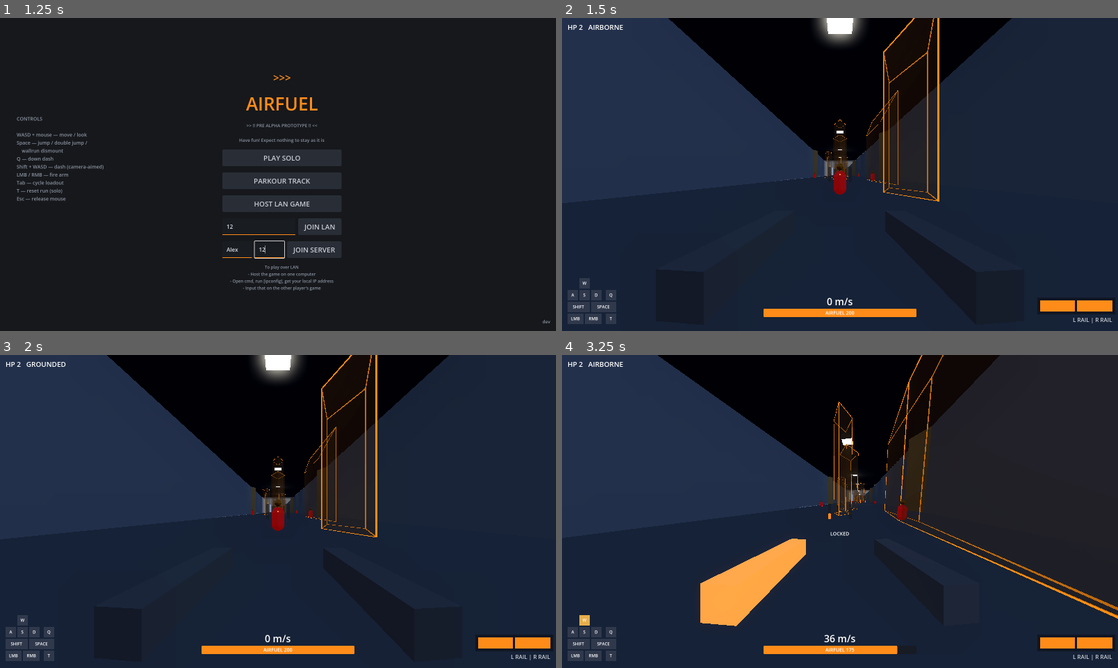
Above: before the commit, frames 1-4 (two rows, left to right).
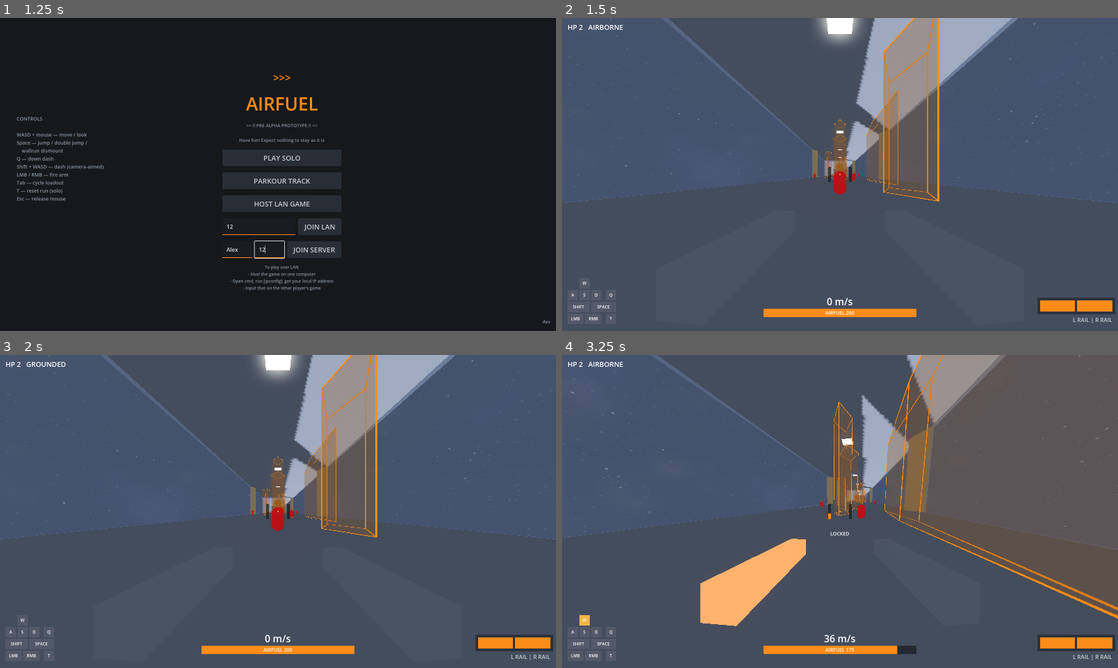
Above: after the commit, the same moments.

Repository: rctcwyvrn/AIRFUEL
Game: Godot game, scene res://src/menu/main_menu.tscn
The game is run twice, just before and just after one commit, with the same random seed, the same clock (stepped at 60 frames per second) and the same inputs.
Inputs (mouse positions are in pixels of both pictures, inside the frame that each line leads up to):
- Up to frame 1 (1.25 s): click (261, 227) at 0.52 s; type "12" at 0.6 s; click (239, 249) at 0.75 s; type "Alex" at 0.83 s; click (266, 249) at 0.98 s; type "12" at 1.07 s
- Up to frame 2 (1.5 s): click "PLAY SOLO" at 1.25 s
- Up to frame 3 (2 s): no input
- Up to frame 4 (3.25 s): tap Enter at 2 s; move the mouse to (867, 511) at 2.02 s; hold W (move_forward) from 2.03 s (still down); tap Shift (dash) at 2.1 s; tap Space (jump) at 2.27, 3.02 s; move the mouse to (812, 511) at 2.77 s; click (812, 511) at 2.85 s

Frame 1 is identical in both runs. In frame 2, 98% of the frame differs, in the area x 0-100%, y 0-100%; in frame 3, 98%; in frame 4, 98%.

Commit message:
v0.0.3 make greybox arena nicer

Diff:
--- a/game/maps/graybox_corridor.tscn
+++ b/game/maps/graybox_corridor.tscn
@@ -3,13 +3,11 @@
 [ext_resource type="PackedScene" path="res://src/player/player.tscn" id="1_player"]
 [ext_resource type="PackedScene" path="res://src/hud/hud.tscn" id="2_hud"]
 [ext_resource type="PackedScene" path="res://src/targets/target.tscn" id="3_target"]
-[ext_resource type="Script" path="res://src/props/kite_wireframe.gd" id="4_wire"]
-
-[sub_resource type="ProceduralSkyMaterial" id="sky_mat"]
-sky_top_color = Color(0.25, 0.32, 0.45, 1)
-sky_horizon_color = Color(0.55, 0.58, 0.62, 1)
-ground_bottom_color = Color(0.12, 0.12, 0.14, 1)
-ground_horizon_color = Color(0.55, 0.58, 0.62, 1)
+[ext_resource type="Script" uid="uid://bap42pdwlte64" path="res://src/props/kite_wireframe.gd" id="4_wire"]
+[ext_resource type="Shader" uid="uid://bdcrxfgjvmkyj" path="res://maps/space_sky.gdshader" id="5_sky"]
+
+[sub_resource type="ShaderMaterial" id="sky_mat"]
+shader = ExtResource("5_sky")
 
 [sub_resource type="Sky" id="sky"]
 sky_material = SubResource("sky_mat")
@@ -17,6 +15,9 @@
 [sub_resource type="Environment" id="env"]
 background_mode = 2
 sky = SubResource("sky")
+ambient_light_source = 2
+ambient_light_color = Color(0.52, 0.55, 0.62, 1)
+ambient_light_energy = 1.6
 glow_enabled = true
 glow_intensity = 0.6
 glow_bloom = 0.1
@@ -25,7 +26,8 @@
 albedo_color = Color(0.42, 0.44, 0.47, 1)
 
 [sub_resource type="StandardMaterial3D" id="mat_wall"]
-albedo_color = Color(0.55, 0.62, 0.72, 1)
+transparency = 1
+albedo_color = Color(0.55, 0.62, 0.72, 0.75)
 
 [sub_resource type="StandardMaterial3D" id="mat_kite_glass"]
 transparency = 1
@@ -58,24 +60,28 @@
 
 [node name="WallL" type="CSGBox3D" parent="." unique_id=1200921372]
 transform = Transform3D(1, 0, 0, 0, 1, 0, 0, 0, 1, -40, 20, 0)
+cast_shadow = 0
 use_collision = true
 size = Vector3(1, 40, 880)
 material = SubResource("mat_wall")
 
 [node name="WallR" type="CSGBox3D" parent="." unique_id=547106577]
 transform = Transform3D(1, 0, 0, 0, 1, 0, 0, 0, 1, 40, 20, 0)
+cast_shadow = 0
 use_collision = true
 size = Vector3(1, 40, 880)
 material = SubResource("mat_wall")
 
 [node name="EndWallN" type="CSGBox3D" parent="." unique_id=1097692827]
 transform = Transform3D(1, 0, 0, 0, 1, 0, 0, 0, 1, 0, 20, -440.5)
+cast_shadow = 0
 use_collision = true
 size = Vector3(82, 42, 1)
 material = SubResource("mat_wall")
 
 [node name="EndWallS" type="CSGBox3D" parent="." unique_id=958423506]
 transform = Transform3D(1, 0, 0, 0, 1, 0, 0, 0, 1, 0, 20, 440.5)
+cast_shadow = 0
 use_collision = true
 size = Vector3(82, 42, 1)
 material = SubResource("mat_wall")
@@ -279,7 +285,7 @@
 material = SubResource("mat_kite_glass")
 metadata/deflector = true
 
-[node name="KiteWireframes" type="Node3D" parent="."]
+[node name="KiteWireframes" type="Node3D" parent="." unique_id=850997076]
 script = ExtResource("4_wire")
 
 [node name="LightPanel1" type="CSGBox3D" parent="." unique_id=1284510470]
@@ -474,13 +480,13 @@
 transform = Transform3D(1, 0, 0, 0, 1, 0, 0, 0, 1, 0, 0, -405)
 
 [node name="Target2" parent="." unique_id=396137093 instance=ExtResource("3_target")]
-transform = Transform3D(1, 0, 0, 0, 1, 0, 0, 0, 1, 15, 0, 20)
+transform = Transform3D(1, 0, 0, 0, 1, 0, 0, 0, 1, 24.940016, 0, 20)
 
 [node name="Target3" parent="." unique_id=1536141551 instance=ExtResource("3_target")]
 transform = Transform3D(1, 0, 0, 0, 1, 0, 0, 0, 1, 0, 24.5, 100)
 
 [node name="Target4" parent="." unique_id=81868856 instance=ExtResource("3_target")]
-transform = Transform3D(1, 0, 0, 0, 1, 0, 0, 0, 1, -20, 0, -350)
+transform = Transform3D(1, 0, 0, 0, 1, 0, 0, 0, 1, -8.383476, 0, -350)
 
 [node name="Target5" parent="." unique_id=957539298 instance=ExtResource("3_target")]
 transform = Transform3D(1, 0, 0, 0, 1, 0, 0, 0, 1, 25, 0, -300)
--- /dev/null
+++ b/game/maps/space_sky.gdshader
@@ -0,0 +1,84 @@
+shader_type sky;
+
+// Procedural spacescape for the graybox corridor: deep-space gradient,
+// two hash-based star layers, faint nebulae (purple + brand-orange), and
+// a small sun disc aligned with the scene's DirectionalLight. Pure math —
+// no texture assets, so the map stays hand-written and diffable.
+
+
+float hash13(vec3 p) {
+	p = fract(p * 0.3183099 + 0.1);
+	p *= 17.0;
+	return fract(p.x * p.y * p.z * (p.x + p.y + p.z));
+}
+
+
+float vnoise(vec3 p) {
+	vec3 i = floor(p);
+	vec3 f = fract(p);
+	vec3 u = f * f * (3.0 - 2.0 * f);
+	float n000 = hash13(i);
+	float n100 = hash13(i + vec3(1.0, 0.0, 0.0));
+	float n010 = hash13(i + vec3(0.0, 1.0, 0.0));
+	float n110 = hash13(i + vec3(1.0, 1.0, 0.0));
+	float n001 = hash13(i + vec3(0.0, 0.0, 1.0));
+	float n101 = hash13(i + vec3(1.0, 0.0, 1.0));
+	float n011 = hash13(i + vec3(0.0, 1.0, 1.0));
+	float n111 = hash13(i + vec3(1.0, 1.0, 1.0));
+	return mix(
+		mix(mix(n000, n100, u.x), mix(n010, n110, u.x), u.y),
+		mix(mix(n001, n101, u.x), mix(n011, n111, u.x), u.y),
+		u.z
+	);
+}
+
+
+float fbm(vec3 p) {
+	float amp = 0.5;
+	float sum = 0.0;
+	for (int i = 0; i < 4; i++) {
+		sum += amp * vnoise(p);
+		p = p * 2.03 + vec3(11.5, 7.3, 5.1);
+		amp *= 0.5;
+	}
+	return sum;
+}
+
+
+// One star field: the sphere is cut into `cells` cubic cells, `density` of
+// them get a star at a hashed offset, drawn as a soft dot of size `size`
+// (cell-space). Brightness varies per star so the field doesn't look flat.
+float star_layer(vec3 dir, float cells, float density, float size) {
+	vec3 p = dir * cells;
+	vec3 cell = floor(p);
+	float h = hash13(cell);
+	vec3 sp = vec3(hash13(cell + 13.1), hash13(cell + 27.7), hash13(cell + 41.3)) * 0.6 + 0.2;
+	float d = length(fract(p) - sp);
+	float twinkle = 0.6 + 0.4 * hash13(cell + 3.7);
+	return step(1.0 - density, h) * smoothstep(size, 0.0, d) * twinkle;
+}
+
+
+void sky() {
+	vec3 dir = EYEDIR;
+	// Deep space, barely lighter toward the horizon so up/down still reads.
+	vec3 col = mix(
+		vec3(0.012, 0.014, 0.026), vec3(0.035, 0.040, 0.070), pow(1.0 - abs(dir.y), 3.0)
+	);
+	// Nebulae: broad cold purple + a sparser warm band in the brand orange.
+	float neb1 = fbm(dir * 2.6);
+	float neb2 = fbm(dir * 5.2 + vec3(19.0, 3.0, 7.0));
+	col += vec3(0.10, 0.07, 0.18) * smoothstep(0.48, 0.85, neb1);
+	col += vec3(0.16, 0.09, 0.04) * smoothstep(0.58, 0.95, neb2);
+	// Stars: dense faint field + sparse bright field.
+	float s = star_layer(dir, 90.0, 0.20, 0.28) * 0.5;
+	s += star_layer(dir, 45.0, 0.08, 0.18) * 1.4;
+	col += vec3(0.90, 0.95, 1.00) * s;
+	// Sun disc + halo where the scene's DirectionalLight comes from, so the
+	// shadows on the track visibly belong to something in the sky.
+	if (LIGHT0_ENABLED) {
+		float amt = max(dot(dir, LIGHT0_DIRECTION), 0.0);
+		col += LIGHT0_COLOR * (pow(amt, 1400.0) * 3.0 + pow(amt, 60.0) * 0.12);
+	}
+	COLOR = col;
+}
--- a/game/project.godot
+++ b/game/project.godot
@@ -11,12 +11,12 @@
 [application]
 
 config/name="Airfuel"
+config/description="Prototype — Roadmap Steps 1+2: movement + railgun."
 config/version="dev"
-config/description="Prototype — Roadmap Steps 1+2: movement + railgun."
 run/main_scene="res://src/menu/main_menu.tscn"
+config/features=PackedStringArray("4.7")
+boot_splash/bg_color=Color(0.086, 0.094, 0.11, 1)
 config/icon="res://icon.svg"
-boot_splash/bg_color=Color(0.086, 0.094, 0.11, 1)
-config/features=PackedStringArray("4.7")
 
 [autoload]
 
@@ -76,11 +76,13 @@
 }
 swap_loadout={
 "deadzone": 0.5,
-"events": [Object(InputEventKey,"resource_local_to_scene":fa …(214 unchanged characters)… "location":0,"echo":false,"script":null)]
+"events": [Object(InputEventKey,"resource_local_to_scene":fa …(214 unchanged characters)… "location":0,"echo":false,"script":null)
+]
 }
 record={
 "deadzone": 0.5,
-"events": [Object(InputEventKey,"resource_local_to_scene":fa …(214 unchanged characters)… "location":0,"echo":false,"script":null)]
+"events": [Object(InputEventKey,"resource_local_to_scene":fa …(214 unchanged characters)… "location":0,"echo":false,"script":null)
+]
 }
 respawn={
 "deadzone": 0.5,
Not shown, added: game/maps/space_sky.gdshader.uid
Not shown, changed: .claude/skills/sidecar-check/check_pairs.sh
Not shown, changed: game/maps/graybox_corridor.tscn.md
Not shown, added: game/maps/space_sky.gdshader.md
